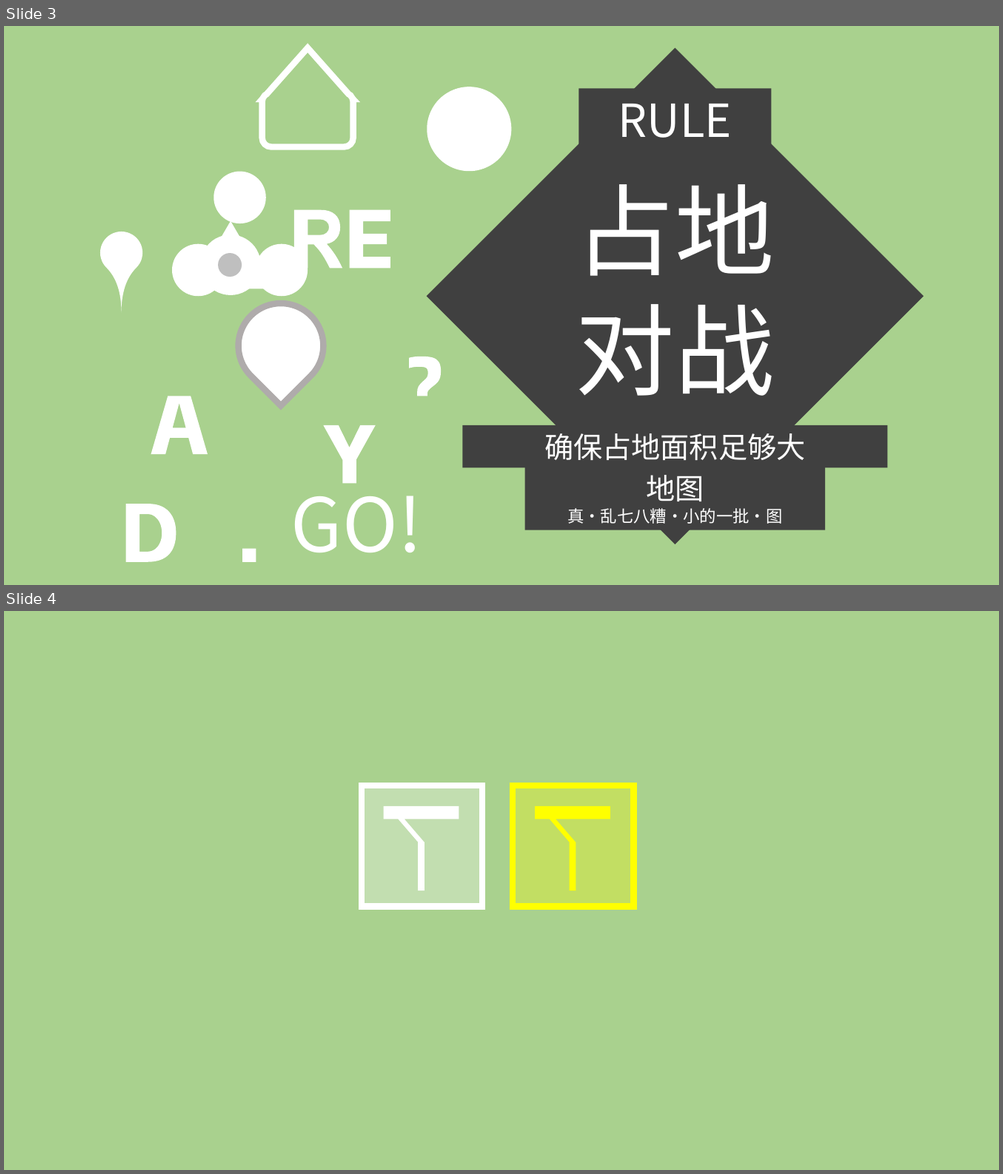
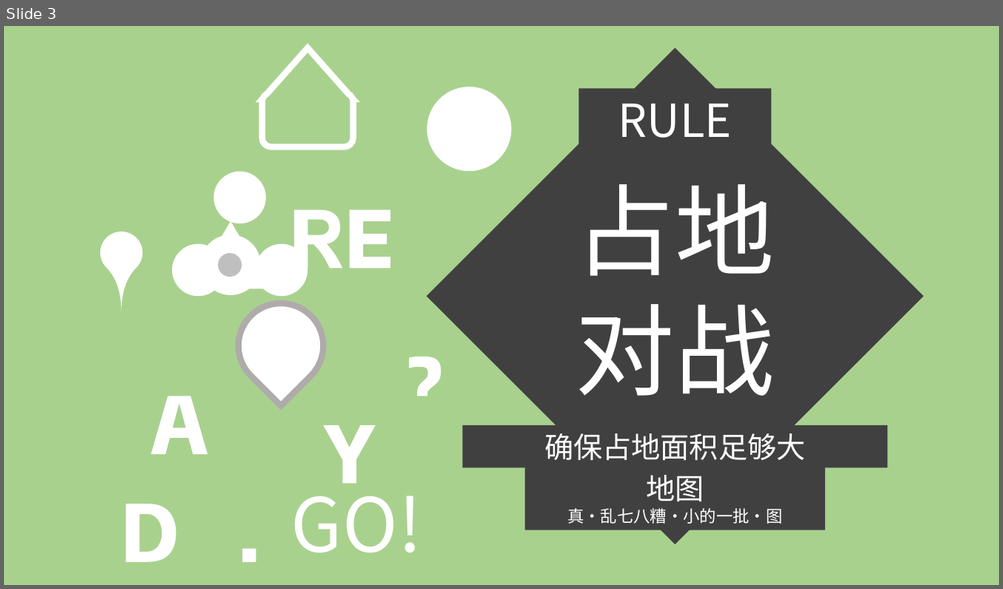
Before and after one commit to Hamster5295/HSplatoon, a slide deck: Texture/Texture.pptx. Shown one above the other, each under a label of ours: slides 3 and 4 before the commit, slide 3 after it. The pictures are 1003x1174 and 1003x589 pixels, drawn with LibreOffice and Linux fonts; fonts in the diff are those of the drawing. Boxes give left, top, right and bottom in pixels: in the first picture for what was removed or moved away, otherwise in the second. Text is boxed around its words. In the diff, an @@ line names an element or a change of style, - is before the commit and + after.

```diff
--- a/Texture/Texture.pptx
+++ b/Texture/Texture.pptx
@@ slide 4 removed at bbox=[4, 611, 999, 1170], background #A9D18E @@
@@ rectangle removed at bbox=[361, 786, 482, 906] @@
@@ rectangle removed at bbox=[513, 786, 634, 906] @@
@@ freeform shape removed at bbox=[384, 806, 459, 891] @@
@@ freeform shape removed at bbox=[535, 806, 610, 891] @@
```
Also in this commit, not shown: 1 slide changed, 1 slide added, 11 other files.
